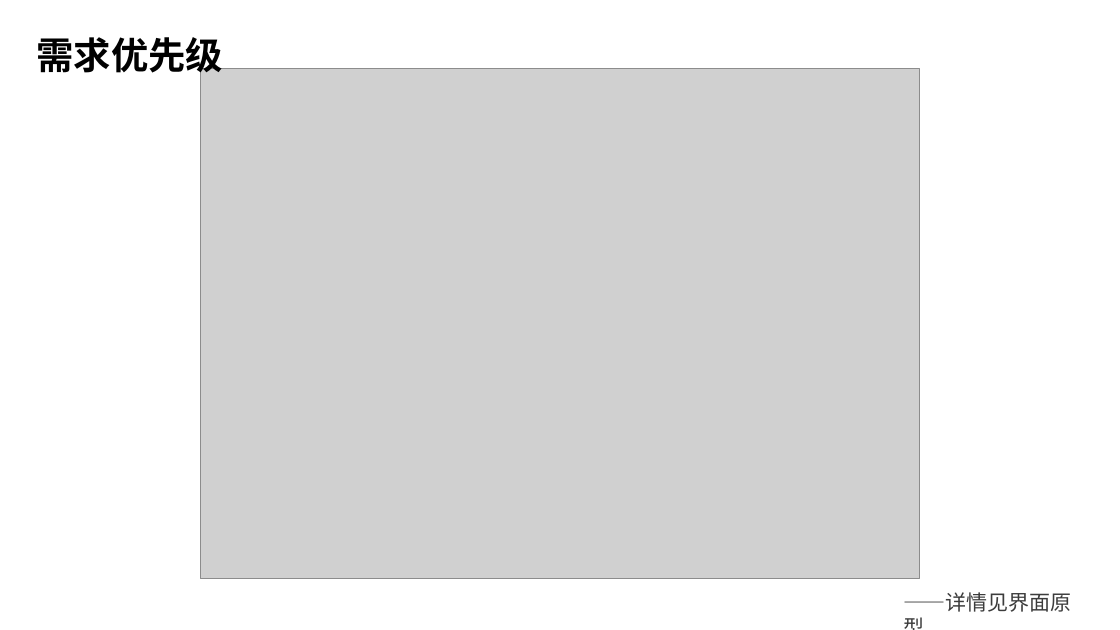
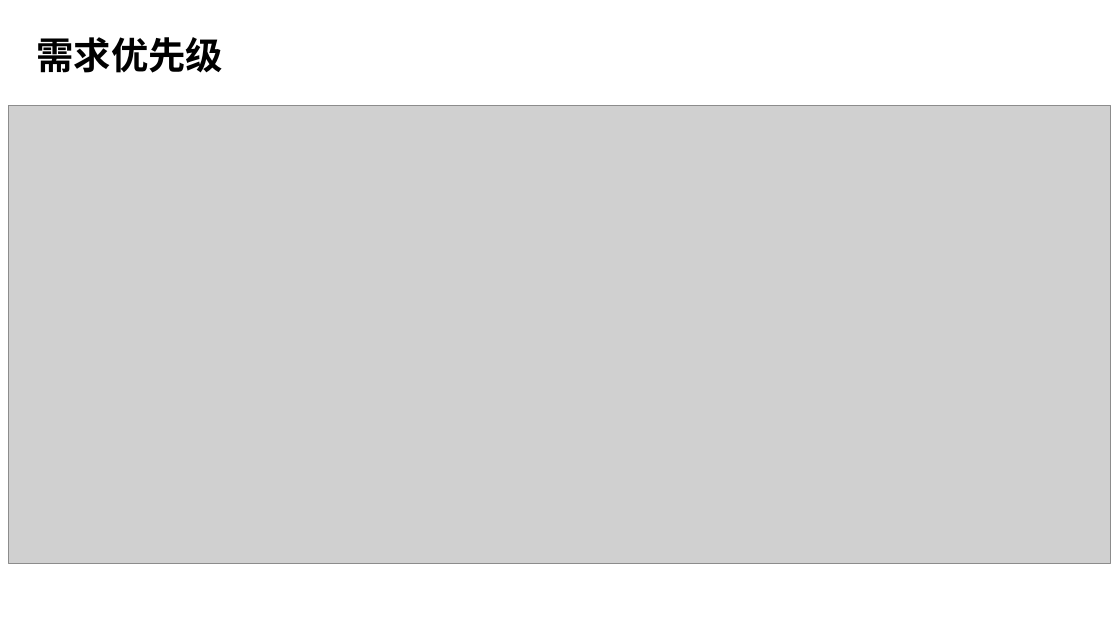
Before and after one commit to Ysuny2333/SRA2022-G15, a slide deck: slide 27 of 软件需求规格说明/SRA2022-G15-需求规格说明PPT.pptx (slide 15 before the commit). Drawn at 1120x630 pixels with LibreOffice and Linux fonts; fonts in the diff are those of the drawing; grey boxes stand for pictures; background and template pictures are left out. Boxes give left, top, right and bottom in pixels: in the first picture for what was removed or moved away, otherwise in the second. Text is boxed around its words. In the diff, an @@ line names an element or a change of style, - is before the commit and + after.

```diff
--- a/软件需求规格说明/SRA2022-G15-需求规格说明PPT.pptx
+++ b/软件需求规格说明/SRA2022-G15-需求规格说明PPT.pptx
@@ picture: place and size @@
-picture at (201, 69, 919, 579)
+picture at (8, 105, 1111, 564)
@@ text removed at (903, 592, 1071, 612) @@
-——详情见界面原型
```
Also in this commit, not shown: 9 other slides changed, 17 slides added.
